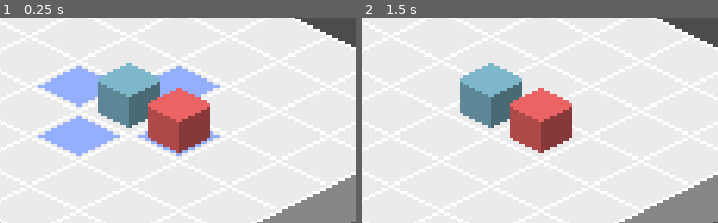
Above: before the commit, frames 1-2 (left to right).
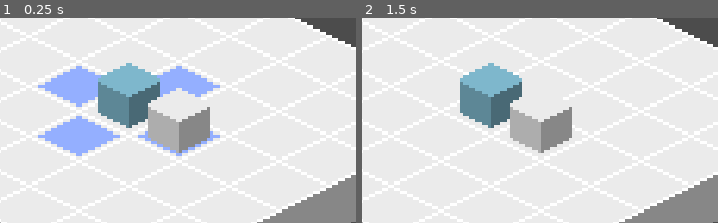
Above: after the commit, the same moments.

Repository: jaytav/godot-test-3
Game: Godot game, scene res://main.tscn
Same seed, same stepped clock (60 frames per second), same inputs: the game is played once before the commit and once after it.
Inputs (mouse positions are % of the whole screen's width and height, from its top left):
- Up to frame 1 (0.25 s): no input
- Up to frame 2 (1.5 s): tap Enter at 0.5 s; move the mouse to (75, 41) at 0.52 s; press the mouse at (75, 41) at 0.53 s; tap Space (ui_select) at 0.77, 1.25 s; move the mouse to (28, 52) at 1.27 s; release the mouse at (28, 52) at 1.28 s; click (28, 52) at 1.35 s
The pictures show only the part of the screen within x 32-82%, y 22-72%; the shares and areas given below are measured in that part.

The runs differ from the first frame. In frame 1, 4.3% of the frame differs, in the area x 41-59%, y 34-66%; in frame 2, 4.3%.

Commit message:
add floating number for stat update

Diff:
--- a/project.godot
+++ b/project.godot
@@ -23,6 +23,11 @@
 "class": "Character",
 "language": "GDScript",
 "path": "res://src/entity/character/character.gd"
+}, {
+"base": "Node2D",
+"class": "FloatingText",
+"language": "GDScript",
+"path": "res://src/animations/floating_text.gd"
 }, {
 "base": "Action",
 "class": "RelativePointsAction",
@@ -53,6 +58,7 @@
 "Action": "",
 "AttackEffect": "",
 "Character": "",
+"FloatingText": "",
 "RelativePointsAction": "",
 "Stat": "",
 "State": "",
--- /dev/null
+++ b/src/animations/floating_text.gd
@@ -0,0 +1,16 @@
+class_name FloatingText
+extends Node2D
+
+var label_text: String
+var label_modulate: Color
+
+onready var _label: Label = get_node("Label")
+
+
+func _ready():
+    _label.text = label_text
+    _label.self_modulate = label_modulate
+
+
+func _on_AnimationPlayer_animation_finished(anim_name):
+    queue_free()
--- /dev/null
+++ b/src/animations/floating_text.tscn
@@ -0,0 +1,64 @@
+[gd_scene load_steps=5 format=2]
+
+[ext_resource path="res://assets/fonts/Roboto-Regular.ttf" type="DynamicFontData" id=1]
+[ext_resource path="res://src/animations/floating_text.gd" type="Script" id=2]
+
+[sub_resource type="DynamicFont" id=1]
+size = 24
+outline_size = 1
+outline_color = Color( 0, 0, 0, 1 )
+font_data = ExtResource( 1 )
+
+[sub_resource type="Animation" id=2]
+resource_name = "Float"
+length = 1.5
+tracks/0/type = "value"
+tracks/0/path = NodePath(".:position")
+tracks/0/interp = 1
+tracks/0/loop_wrap = true
+tracks/0/imported = false
+tracks/0/enabled = true
+tracks/0/keys = {
+"times": PoolRealArray( 0, 1.5 ),
+"transitions": PoolRealArray( 1, 1 ),
+"update": 0,
+"values": [ Vector2( 0, -2 ), Vector2( 0, -12 ) ]
+}
+tracks/1/type = "value"
+tracks/1/path = NodePath(".:modulate")
+tracks/1/interp = 1
+tracks/1/loop_wrap = true
+tracks/1/imported = false
+tracks/1/enabled = true
+tracks/1/keys = {
+"times": PoolRealArray( 0, 1, 1.5 ),
+"transitions": PoolRealArray( 1, 1, 1 ),
+"update": 0,
+"values": [ Color( 1, 1, 1, 1 ), Color( 1, 1, 1, 1 ), Color( 1, 1, 1, 0 ) ]
+}
+
+[node name="FloatingText" type="Node2D"]
+position = Vector2( 0, -2 )
+script = ExtResource( 2 )
+
+[node name="Label" type="Label" parent="."]
+margin_left = -6.0
+margin_top = -14.0
+margin_right = 18.0
+margin_bottom = 15.0
+grow_horizontal = 2
+grow_vertical = 2
+rect_scale = Vector2( 0.5, 0.5 )
+custom_fonts/font = SubResource( 1 )
+text = "1"
+align = 1
+valign = 1
+__meta__ = {
+"_edit_use_anchors_": false
+}
+
+[node name="AnimationPlayer" type="AnimationPlayer" parent="."]
+autoplay = "Float"
+anims/Float = SubResource( 2 )
+
+[connection signal="animation_finished" from="AnimationPlayer" to="." method="_on_AnimationPlayer_animation_finished"]
--- a/src/entity/character/character.gd
+++ b/src/entity/character/character.gd
@@ -4,7 +4,14 @@
 signal turn_started(character)
 signal turn_ended(character)
 
+const FloatingText: PackedScene = preload("res://src/animations/floating_text.tscn")
+
 onready var _state_machine: StateMachine = get_node("StateMachine")
+
+
+func _ready() -> void:
+    for stat in get_node("Stats").get_children():
+        stat.connect("updated", self, "_on_stat_updated")
 
 
 func start_turn():
@@ -15,3 +22,15 @@
 func end_turn():
     _state_machine.transition_to_state("Idle")
     emit_signal("turn_ended", self)
+
+
+func _on_stat_updated(stat: Stat, from_value: int, to_value: int) -> void:
+    var difference: int = to_value - from_value
+
+    if difference == 0:
+        return
+
+    var floating_text: FloatingText = FloatingText.instance()
+    floating_text.label_text = str(difference)
+    floating_text.label_modulate = stat.modulate
+    add_child(floating_text)
--- a/src/entity/character/character.tscn
+++ b/src/entity/character/character.tscn
@@ -27,9 +27,11 @@
 
 [node name="ActionPoints" type="Node" parent="Stats" index="0"]
 script = ExtResource( 1 )
+modulate = Color( 0.415686, 0.584314, 0.901961, 1 )
 
 [node name="HealthPoints" type="Node" parent="Stats" index="1"]
 script = ExtResource( 1 )
+modulate = Color( 0.882353, 0.415686, 0.415686, 1 )
 
 [node name="Actions" type="Node" parent="." index="2"]
 
--- a/src/entity/character/enemies/Enemy.tscn
+++ b/src/entity/character/enemies/Enemy.tscn
@@ -6,6 +6,3 @@
 
 [node name="HealthPoints" parent="Stats" index="1"]
 max_value = 3
-
-[node name="Sprite" parent="." index="4"]
-modulate = Color( 1, 0.423529, 0.423529, 1 )
--- a/src/entity/character/player/player.tscn
+++ b/src/entity/character/player/player.tscn
@@ -15,6 +15,9 @@
 [node name="ActionPoints" parent="Stats" index="0"]
 max_value = 3
 
+[node name="HealthPoints" parent="Stats" index="1"]
+max_value = 3
+
 [node name="Punch" parent="Actions" index="1" instance=ExtResource( 4 )]
 
 [node name="Sprite" parent="." index="4"]
--- a/src/entity/character/stat/bound_stat.gd
+++ b/src/entity/character/stat/bound_stat.gd
@@ -5,7 +5,7 @@
 
 
 func _ready() -> void:
-    if !initial_value:
+    if !_initial_value:
         value = max_value
 
 
--- a/src/entity/character/stat/stat.gd
+++ b/src/entity/character/stat/stat.gd
@@ -1,19 +1,20 @@
 class_name Stat
 extends Node
 
-signal updated(from_value, to_value)
+signal updated(stat, from_value, to_value)
 
-export var initial_value: int
+export var _initial_value: int
+export var modulate: Color
 
 var value: int setget _set_value
 
 
 func _ready() -> void:
-    value = initial_value
+    value = _initial_value
 
 
 func _set_value(to_value: int) -> void:
     var from_value: int = value
     value = to_value
 
-    emit_signal("updated", from_value, value)
+    emit_signal("updated", self, from_value, value)
Binary file added: assets/fonts/Roboto-Regular.ttf
